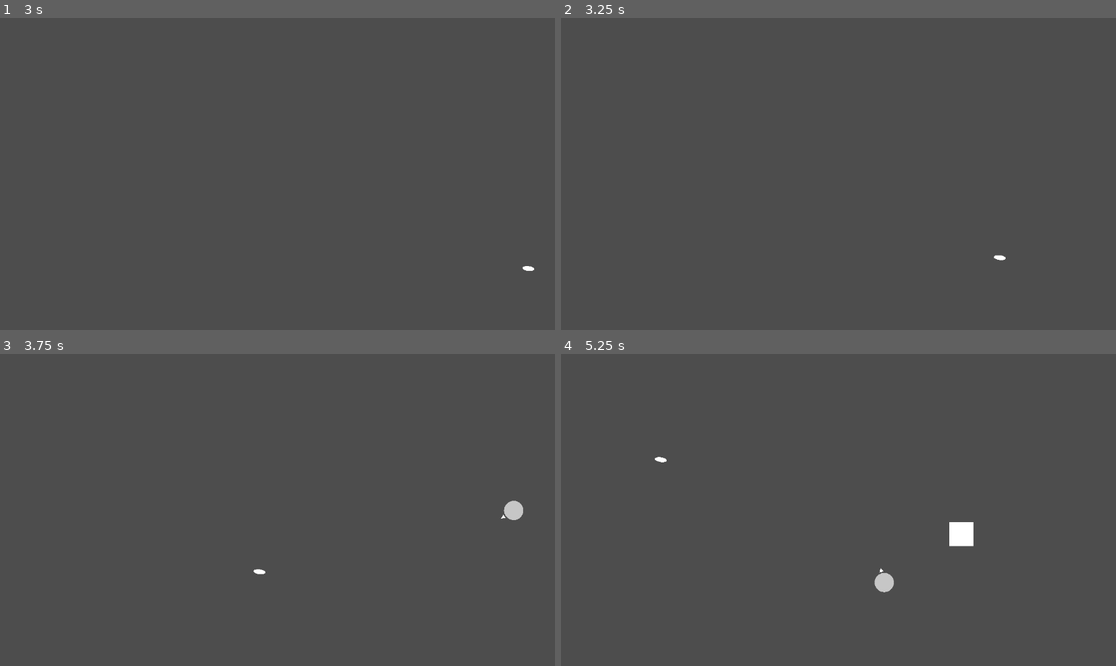
Above: before the commit, frames 1-4 (two rows, left to right).
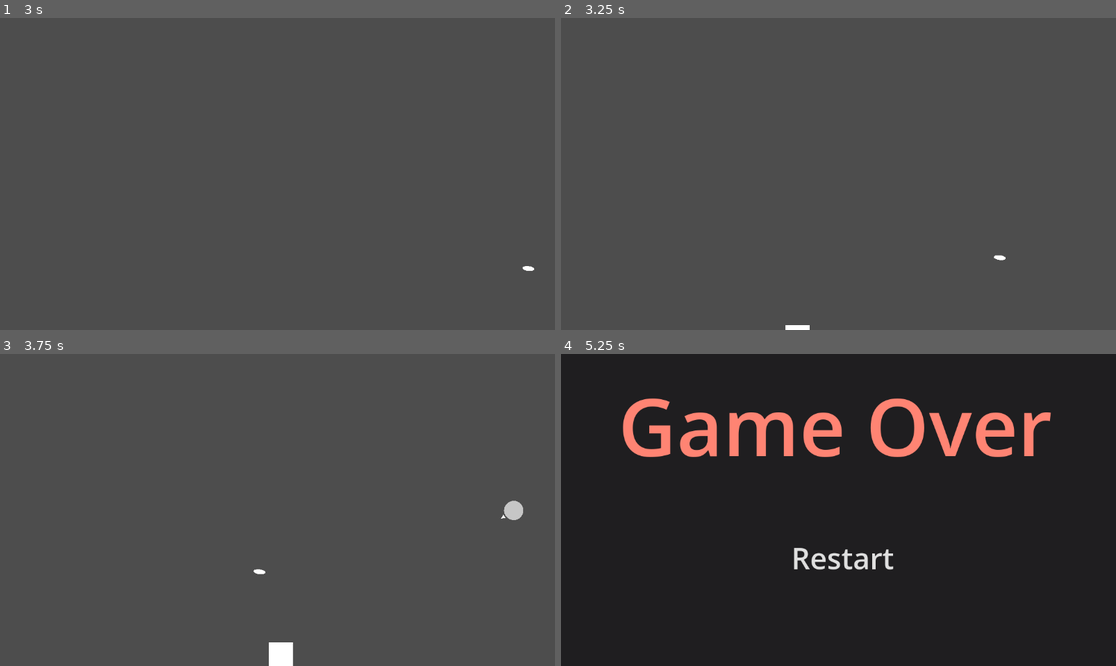
Above: after the commit, the same moments.

Repository: vlinGit/PewPew
Game: Godot game, scene res://node_2d.tscn
The game is run twice, just before and just after one commit, with the same random seed, the same clock (stepped at 60 frames per second) and the same inputs.
Inputs (mouse positions are in pixels of both pictures, inside the frame that each line leads up to):
- Up to frame 1 (3 s): tap Enter at 0.5 s; move the mouse to (399, 158) at 0.52 s; hold D (moveRight) 0.53-1.28 s; tap Shift (dash) at 0.6, 2.1 s; move the mouse to (166, 189) at 1.27 s; hold S (moveDown) 1.28-2.03 s; click (166, 189) at 1.35 s; move the mouse to (333, 105) at 2.02 s; hold D (moveRight) 2.03-2.78 s; move the mouse to (249, 236) at 2.77 s; hold W (moveUp) from 2.78 s (still down); click (249, 236) at 2.85 s
- Up to frame 2 (3.25 s): keep holding W (moveUp)
- Up to frame 3 (3.75 s): move the mouse to (444, 556) at 3.52 s; release W (moveUp) at 3.53 s; hold A (moveLeft) from 3.53 s (still down); tap Shift (dash) at 3.6 s
- Up to frame 4 (5.25 s): move the mouse to (672, 463) at 4.27 s; click (672, 463) at 4.35 s; move the mouse to (866, 510) at 5.02 s; release A (moveLeft) at 5.03 s; hold S (moveDown) from 5.03 s (still down); tap Shift (dash) at 5.1 s

Frame 1 is identical in both runs. In frame 2, less than 0.1% of the frame differs, in the area x 40-45%, y 98-100%; in frame 3, 0.3%; in frame 4, 100%, in the area x 0-100%, y 0-100%.

Commit message:
restart screen and fixed enemy spawning inside of viewport

Diff:
--- /dev/null
+++ b/RestartButton.gd
@@ -0,0 +1,4 @@
+extends Button
+
+func _on_pressed():
+	get_tree().change_scene_to_file("res://node_2d.tscn")
--- /dev/null
+++ b/gameOver.tscn
@@ -0,0 +1,38 @@
+[gd_scene load_steps=4 format=3 uid="uid://bck804577nrr0"]
+
+[ext_resource type="Script" path="res://RestartButton.gd" id="1_6lndc"]
+
+[sub_resource type="QuadMesh" id="QuadMesh_taiu6"]
+
+[sub_resource type="StyleBoxEmpty" id="StyleBoxEmpty_tsypt"]
+
+[node name="CanvasLayer" type="CanvasLayer"]
+process_mode = 1
+
+[node name="MeshInstance2D" type="MeshInstance2D" parent="."]
+modulate = Color(0.0431373, 0.0392157, 0.0470588, 0.690196)
+position = Vector2(597, 335.5)
+scale = Vector2(1196, 675)
+mesh = SubResource("QuadMesh_taiu6")
+
+[node name="TextEdit" type="TextEdit" parent="."]
+offset_left = 115.0
+offset_top = 27.5
+offset_right = 1052.0
+offset_bottom = 290.5
+theme_override_colors/background_color = Color(0.121569, 0.117647, 0.12549, 1)
+theme_override_colors/font_color = Color(1, 0.517647, 0.45098, 1)
+theme_override_font_sizes/font_size = 166
+text = "Game Over"
+
+[node name="RestartButton" type="Button" parent="."]
+offset_left = 474.0
+offset_top = 376.5
+offset_right = 695.0
+offset_bottom = 468.5
+theme_override_font_sizes/font_size = 61
+theme_override_styles/normal = SubResource("StyleBoxEmpty_tsypt")
+text = "Restart"
+script = ExtResource("1_6lndc")
+
+[connection signal="pressed" from="RestartButton" to="RestartButton" method="_on_pressed"]
--- a/node_2d.gd
+++ b/node_2d.gd
@@ -9,14 +9,14 @@
 		var x = randf_range(0,1500)
 		var y = randf()
 		if y < 0.5:
-			spawnLoc = Vector2(x, 500)
+			spawnLoc = Vector2(x, -200)
 		else:
-			spawnLoc = Vector2(x, -800)
+			spawnLoc = Vector2(x, 800)
 	else:
 		var x = randf()
-		var y = randf_range(0, 600)
+		var y = randf_range(-200, 800)
 		if x < 0.5:
-			spawnLoc = Vector2(-500, y)
+			spawnLoc = Vector2(-300, y)
 		else:
 			spawnLoc = Vector2(1500, y)
 
--- a/node_2d.tscn
+++ b/node_2d.tscn
@@ -1,10 +1,12 @@
 [gd_scene load_steps=3 format=3 uid="uid://b3one5om2pk7d"]
 
 [ext_resource type="Script" path="res://node_2d.gd" id="1_eymbg"]
-[ext_resource type="PackedScene" uid="uid://dnk7wquv5cf1e" path="res://character_body_2d.tscn" id="1_nunno"]
+[ext_resource type="PackedScene" uid="uid://dnk7wquv5cf1e" path="res://player.tscn" id="1_nunno"]
 
 [node name="Node2D" type="Node2D"]
 script = ExtResource("1_eymbg")
+metadata/_edit_horizontal_guides_ = [649.0]
+metadata/_edit_vertical_guides_ = [1151.0, -1137.0]
 
 [node name="Player" parent="." instance=ExtResource("1_nunno")]
 position = Vector2(575, 326)
--- a/character_body_2d.tscn
+++ b/player.tscn
@@ -3,12 +3,12 @@
 [ext_resource type="Script" path="res://playerMovement.gd" id="1_rglis"]
 [ext_resource type="PackedScene" uid="uid://c0ntivrum68u2" path="res://bullet.tscn" id="2_vxqno"]
 
-[sub_resource type="CircleShape2D" id="CircleShape2D_iw8b2"]
-radius = 20.025
+[sub_resource type="PrismMesh" id="PrismMesh_dv86w"]
 
 [sub_resource type="SphereMesh" id="SphereMesh_qt5nt"]
 
-[sub_resource type="PrismMesh" id="PrismMesh_dv86w"]
+[sub_resource type="CircleShape2D" id="CircleShape2D_iw8b2"]
+radius = 20.025
 
 [node name="CharacterBody2D" type="CharacterBody2D"]
 script = ExtResource("1_rglis")
@@ -17,15 +17,6 @@
 [node name="Muzzle" type="Marker2D" parent="."]
 position = Vector2(19.675, 0)
 rotation = 6.28927
-
-[node name="CollisionShape2D" type="CollisionShape2D" parent="."]
-shape = SubResource("CircleShape2D_iw8b2")
-
-[node name="MeshInstance2D" type="MeshInstance2D" parent="."]
-modulate = Color(0.776471, 0.776471, 0.776471, 1)
-position = Vector2(4.76837e-07, 6.64592e-06)
-scale = Vector2(40.0454, 40)
-mesh = SubResource("SphereMesh_qt5nt")
 
 [node name="Arrow" type="MeshInstance2D" parent="."]
 position = Vector2(27, -1.19209e-07)
@@ -36,4 +27,13 @@
 [node name="dashCooldown" type="Timer" parent="."]
 one_shot = true
 
+[node name="MeshInstance2D" type="MeshInstance2D" parent="."]
+modulate = Color(0.776471, 0.776471, 0.776471, 1)
+position = Vector2(4.76837e-07, 6.64592e-06)
+scale = Vector2(40.0454, 40)
+mesh = SubResource("SphereMesh_qt5nt")
+
+[node name="CollisionShape2D" type="CollisionShape2D" parent="."]
+shape = SubResource("CircleShape2D_iw8b2")
+
 [connection signal="timeout" from="dashCooldown" to="." method="_on_dash_cooldown_timeout"]
--- a/playerMovement.gd
+++ b/playerMovement.gd
@@ -20,6 +20,9 @@
 	var dash = Input.is_action_just_pressed("dash")
 	var shoot = Input.is_action_just_pressed("shoot")
 
+	if get_slide_collision_count() > 0:
+		get_tree().change_scene_to_file("res://gameOver.tscn")
+
 	if shoot:
 		shooter()
 
--- a/project.godot
+++ b/project.godot
@@ -14,6 +14,10 @@
 run/main_scene="res://node_2d.tscn"
 config/features=PackedStringArray("4.2", "Forward Plus")
 config/icon="res://icon.svg"
+
+[display]
+
+window/size/resizable=false
 
 [input]
 
